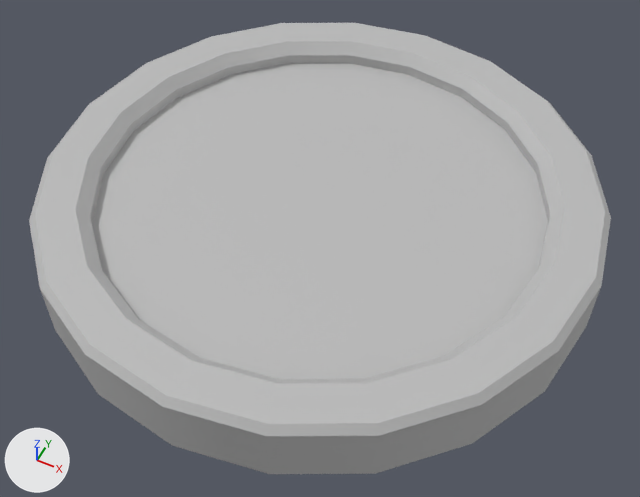
Two versions of the FBX model Assets/Models/Lights/FloorSpotlight2.fbx, one commit apart.
Both versions are drawn from a camera (50 mm lens) standing at (9.024, -6.391, 2.683) and looking at (8.539, -5.421, 1.471). Arrows for +X, +Y and +Z are at lower left; the lights stay in place. Objects named as collision shapes, trigger or cutter boxes, shadow casters or lower levels of detail are left out. Where no turn or scale is listed for an object, it has been applied to the vertices.

Objects in the first picture: 'FloorSpotlight2_LOD0'.
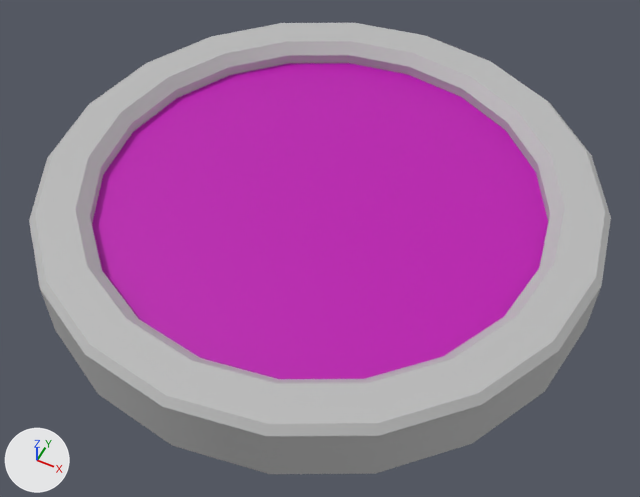
What differs and where, as boxes [x1, y1, x2, y2] in the pictures (640 x 497 px):
```json
{"part": 1, "of": "me_mesh_002", "change": "recoloured", "before": [92, 63, 548, 379], "after": [92, 63, 548, 379], "on screen": "grey to pink"}
```

The change, as JSON lines over the scene's bpy script:
```json
{"op": "add", "block": "mat_lightglass_material", "code": ["mat_lightglass_material = principled_material('LightGlass_Material')", "mat_lightglass_material.base_color = (0.5, 0.0, 0.442)  # pink #bc00b1"]}
{"block": "me_mesh_002", "where": "me_mesh_002.from_pydata(...)  # 121 vertices, 120 faces; spans x -0.509..0.509, y -0.509..0.509, z 0.0..0.124"}
{"block": "me_mesh_002", "where": "# used by ob_floorspotlight2_lod0; location = (8.513, -5.37, 1.46)"}
{"block": "me_mesh_002", "change": "me_mesh_002 part 1: all 20 faces that had it switch from mat_lightglass_material1 (grey #bcbcbc) to mat_lightglass_material (pink #bc00b1)"}
```
